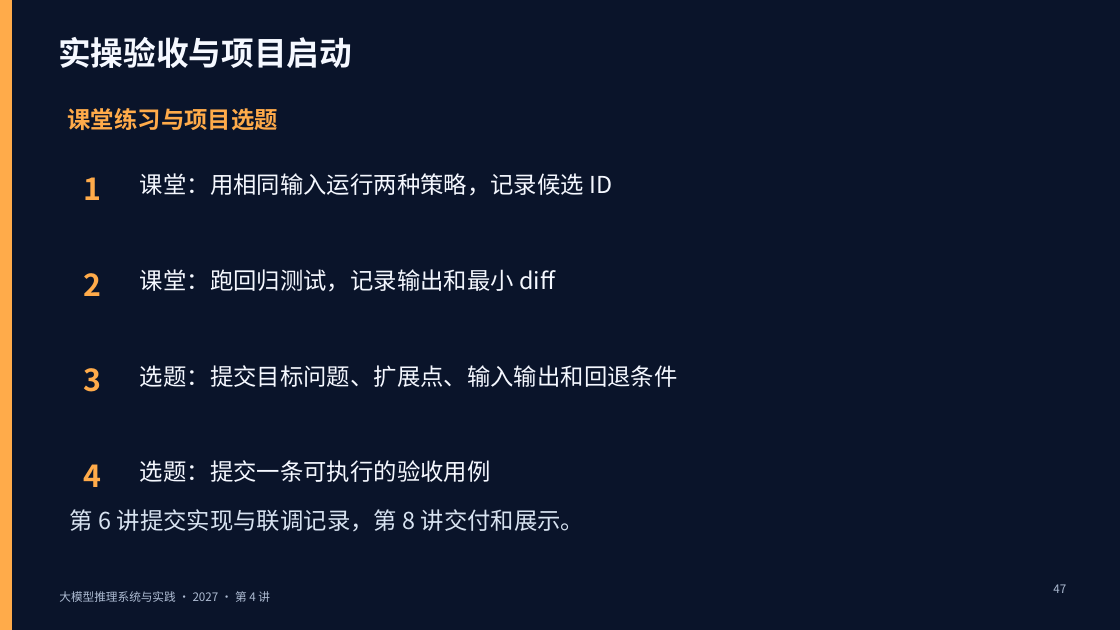
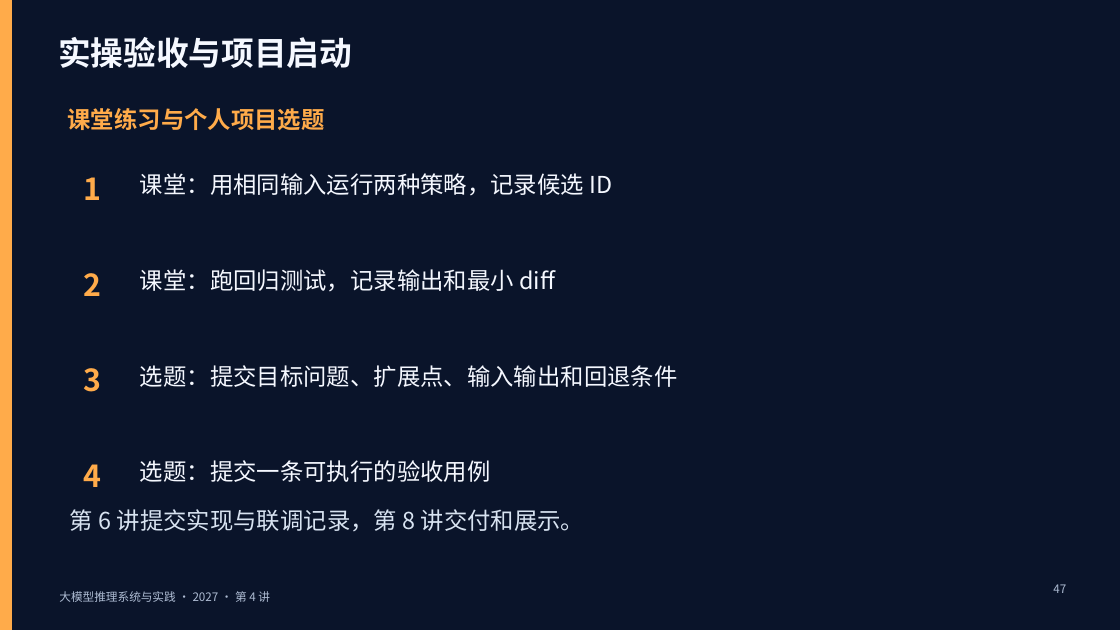
Before and after one commit to vLLM-HUST/intro-to-llm-inference-engines, a slide deck: slide 47 of build/slides/2027/lectures-8-pptx/第04讲_开源实践与课程项目.pptx. Drawn at 1120x630 pixels with LibreOffice and Linux fonts; fonts in the diff are those of the drawing. Boxes give left, top, right and bottom in pixels: in the first picture for what was removed or moved away, otherwise in the second. Text is boxed around its words. In the diff, an @@ line names an element or a change of style, - is before the commit and + after.

```diff
--- a/build/slides/2027/lectures-8-pptx/第04讲_开源实践与课程项目.pptx
+++ b/build/slides/2027/lectures-8-pptx/第04讲_开源实践与课程项目.pptx
@@ text at bbox=[68, 108, 325, 130]: text changed @@
-课堂练习与项目选题
+课堂练习与个人项目选题
```
Also in this commit, not shown: 1 other slide changed, 15 other files.
